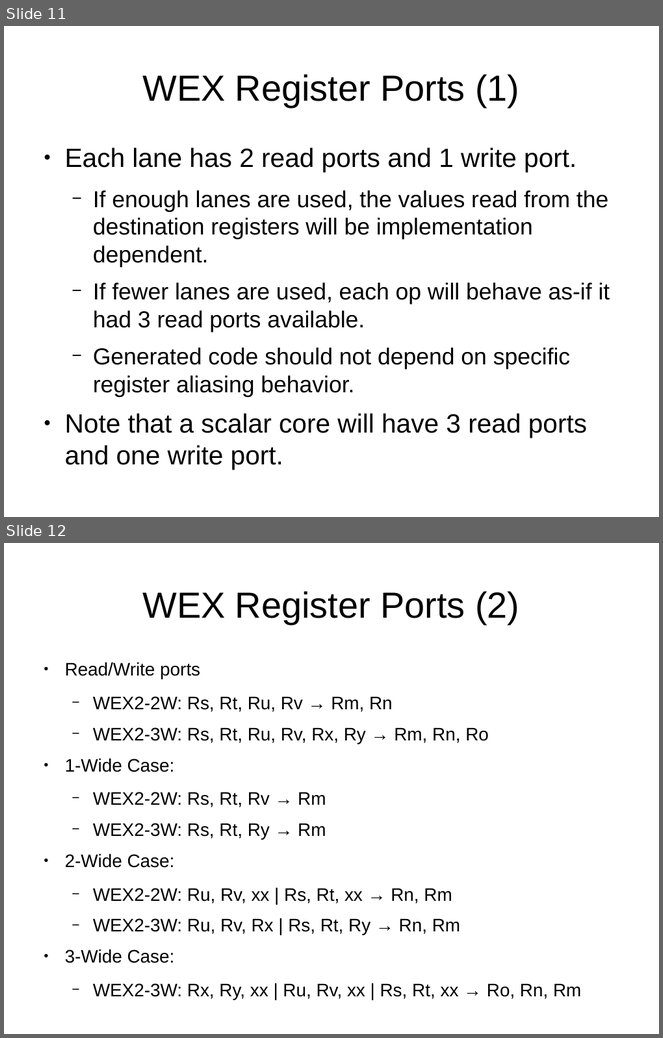
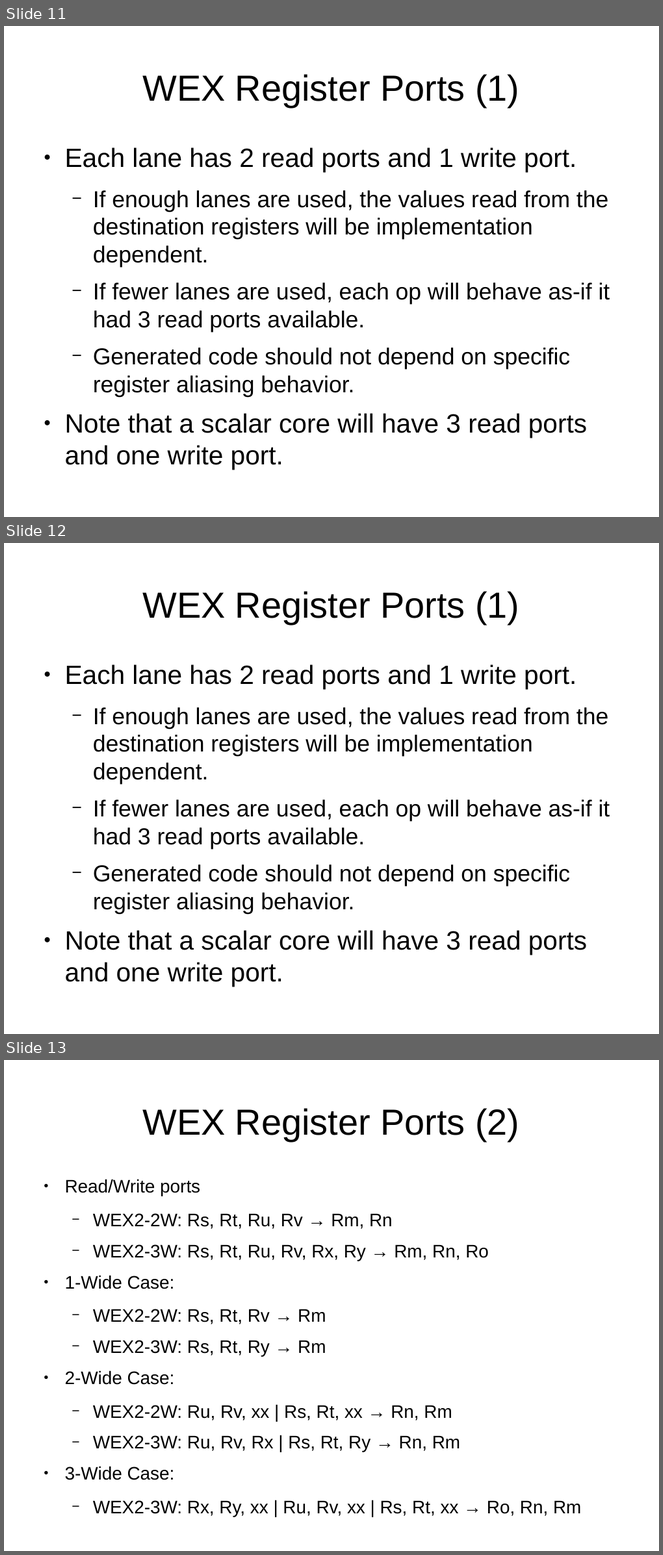
Before and after one commit to cr88192/bgbtech_btsr1arch, a slide deck: docs/slides/BJX2 Core 1.odp. Shown one above the other, each under a label of ours: slides 11 and 12 before the commit, slides 11, 12 and 13 after it. The pictures are 663x1038 and 663x1555 pixels, drawn with LibreOffice and Linux fonts; fonts in the diff are those of the drawing. Boxes give left, top, right and bottom in pixels: in the first picture for what was removed or moved away, otherwise in the second. Text is boxed around its words. In the diff, an @@ line names an element or a change of style, - is before the commit and + after.

```diff
--- a/docs/slides/BJX2 Core 1.odp
+++ b/docs/slides/BJX2 Core 1.odp
@@ slide 12 added at <box>4,543,659,1034</box>, background #FFFFFF @@
@@ title added at <box>142,591,519,624</box>, 44 pt, text #000000 @@
+WEX Register Ports (1)
@@ text added at <box>65,665,610,986</box>, 28 pt, text #000000 @@
+● Each lane has 2 read ports and 1 write port.
+  − If enough lanes are used, the values read from the destination registers will be implementation dependent.
+  − If fewer lanes are used, each op will behave as-if it had 3 read ports available.
+  − Generated code should not depend on specific register aliasing behavior.
+● Note that a scalar core will have 3 read ports and one write port.
@@ what was slide 12 is now slide 13 @@
```
Also in this commit, not shown: 1 other slide added, 11 other files.
